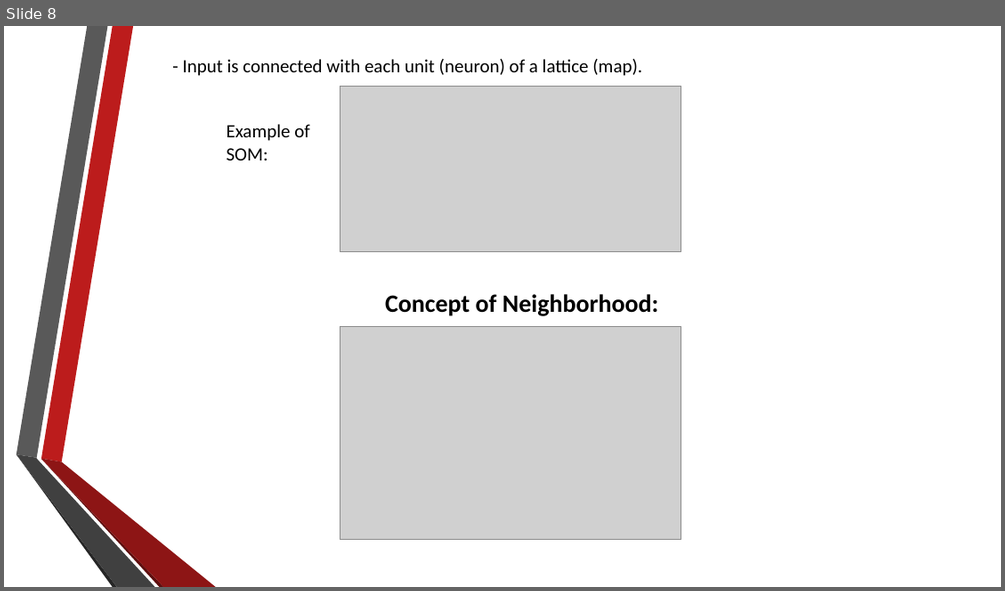
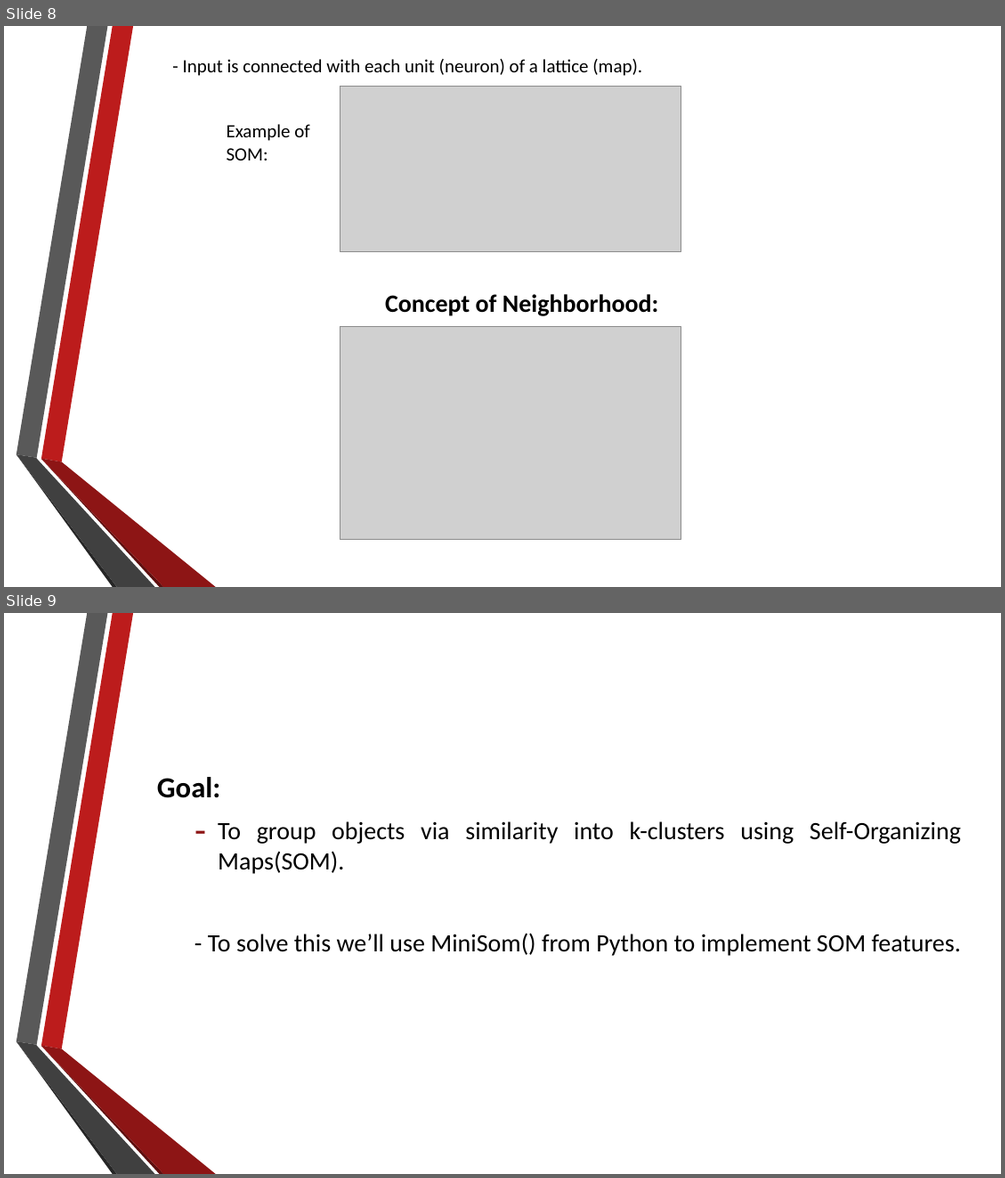
Before and after one commit to alexdn7/archaeology-project, a slide deck: About self-organizing maps.pptx. Shown one above the other, each under a label of ours: slide 8 before the commit, slides 8 and 9 after it. The pictures are 1005x591 and 1005x1178 pixels, drawn with LibreOffice and Linux fonts; fonts in the diff are those of the drawing; grey boxes stand for pictures. Boxes give left, top, right and bottom in pixels: in the first picture for what was removed or moved away, otherwise in the second. Text is boxed around its words. In the diff, an @@ line names an element or a change of style, - is before the commit and + after.

Commit message:
update powerpoint and create a python code for SOM

```diff
--- a/About self-organizing maps.pptx
+++ b/About self-organizing maps.pptx
@@ slide 9 added at <box>4,613,1001,1174</box>, background #FFFFFF; not listed: 6 template elements that a slide beside it also shows @@
@@ text added at <box>157,777,961,956</box>, 24 pt, text #000000 @@
+Goal:
+  – To group objects via similarity into k-clusters using Self-Organizing Maps(SOM).
+  - To solve this we’ll use MiniSom() from Python to implement SOM features.
```
Also in this commit, not shown: 2 slides changed, 7 other slides added, 1 slide removed, 2 other files.
